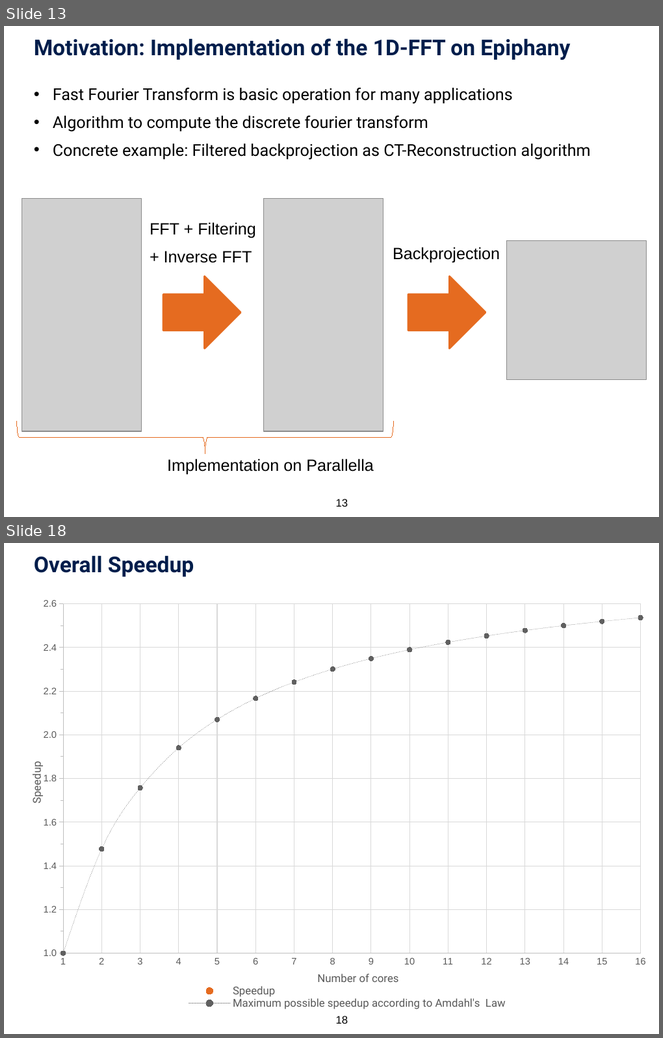
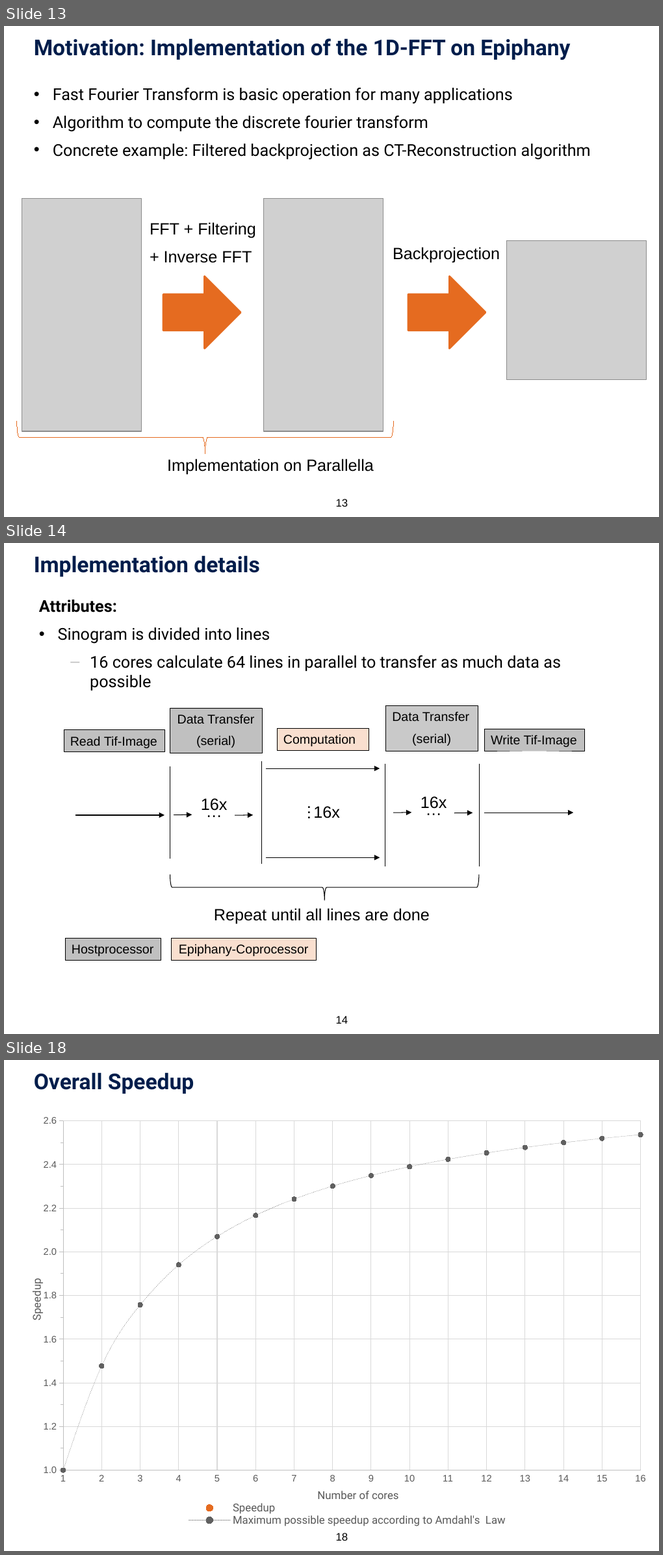
Before and after one commit to tobiashuste/parallella-hauptseminar, a slide deck: presentation/praesentation.pptx. Shown one above the other, each under a label of ours: slides 13 and 18 before the commit, slides 13, 14 and 18 after it; the slides between them are not shown. The pictures are 663x1038 and 663x1555 pixels, drawn with LibreOffice and Linux fonts; fonts in the diff are those of the drawing; grey boxes stand for pictures; background and template pictures are left out. Boxes give left, top, right and bottom in pixels: in the first picture for what was removed or moved away, otherwise in the second. Text is boxed around its words. In the diff, an @@ line names an element or a change of style, - is before the commit and + after.

```diff
--- a/presentation/praesentation.pptx
+++ b/presentation/praesentation.pptx
@@ slide 14 added at (x1=4, y1=543, x2=659, y2=1034), background picture (left out) @@
@@ title added at (x1=34, y1=555, x2=260, y2=577), 24 pt, text #001D4B, bold @@
+Implementation details
@@ text added at (x1=39, y1=600, x2=561, y2=691), 18 pt, text #000000 @@
+  Attributes:
+  • Sinogram is divided into lines
+    – 16 cores calculate 64 lines in parallel to transfer as much data as possible
@@ rectangle added at (x1=170, y1=708, x2=261, y2=754), fill #C0C0C0, outline #000000 0.25 pt, 14 pt, text #000000 @@
+Data Transfer
+(serial)
@@ rectangle added at (x1=386, y1=705, x2=478, y2=751), fill #C0C0C0 at 85% opacity, outline #000000 0.25 pt, 14 pt, text #000000 @@
+Data Transfer
+(serial)
@@ rectangle added at (x1=64, y1=730, x2=165, y2=752), fill #C0C0C0, outline #000000 0.25 pt, 14 pt, text #000000 @@
+Read Tif-Image
@@ rectangle added at (x1=277, y1=728, x2=369, y2=751), fill #E56B20 at 21% opacity, outline #000000 0.25 pt, 14 pt, text #000000 @@
+Computation
@@ rectangle added at (x1=484, y1=729, x2=584, y2=752), fill #C0C0C0, outline #000000 0.25 pt, 14 pt, text #000000 @@
+Write Tif-Image
@@ line added from (170, 767) to (170, 860), #000000 0.75 pt @@
@@ line added from (262, 761) to (262, 865), #000000 0.75 pt @@
@@ arrow added from (266, 769) to (380, 769), #000000 0.75 pt @@
@@ line added from (386, 764) to (386, 867), #000000 0.75 pt @@
@@ line added from (479, 764) to (479, 867), #000000 0.75 pt @@
@@ text added at (x1=419, y1=796, x2=449, y2=822), 18 pt, text #000000 @@
+…
@@ arrow added from (76, 815) to (165, 815), #000000 0.75 pt @@
@@ arrow added from (174, 815) to (192, 815), #000000 0.75 pt @@
@@ text added at (x1=199, y1=798, x2=229, y2=824), 18 pt, text #000000 @@
+…
@@ text added at (x1=201, y1=798, x2=228, y2=811), 18 pt, text #000000 @@
+16x
@@ arrow added from (235, 815) to (253, 815), #000000 0.75 pt @@
@@ text added at (x1=301, y1=798, x2=327, y2=828), 18 pt, text #000000 @@
+…
@@ text added at (x1=313, y1=806, x2=340, y2=819), 18 pt, text #000000 @@
+16x
@@ arrow added from (393, 813) to (412, 813), #000000 0.75 pt @@
@@ text added at (x1=421, y1=797, x2=447, y2=809), 18 pt, text #000000 @@
+16x
@@ arrow added from (455, 813) to (473, 813), #000000 0.75 pt @@
@@ arrow added from (484, 813) to (573, 813), #000000 0.75 pt @@
@@ arrow added from (266, 858) to (380, 858), #000000 0.75 pt @@
@@ left brace added at (x1=170, y1=875, x2=479, y2=901), outline #000000 0.75 pt @@
@@ text added at (x1=214, y1=908, x2=430, y2=925), 18 pt, text #000000 @@
+Repeat until all lines are done
@@ rectangle added at (x1=65, y1=938, x2=161, y2=960), fill #C0C0C0, outline #000000 0.25 pt, 14 pt, text #000000 @@
+Hostprocessor
@@ rectangle added at (x1=171, y1=938, x2=316, y2=960), fill #E56B20 at 21% opacity, outline #000000 0.25 pt, 14 pt, text #000000 @@
+Epiphany-Coprocessor
@@ page number added at (x1=336, y1=1016, x2=348, y2=1024), 12 pt, text #000000 @@
+14
```
Also in this commit, not shown: 14 slides changed, 3 other slides added, 1 slide removed, 2 other files.
